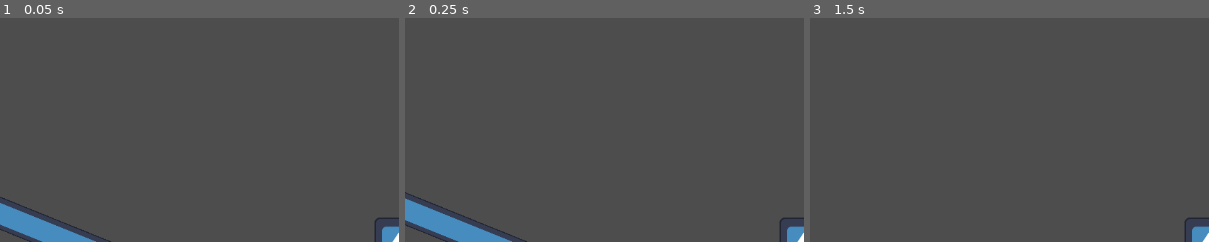
Above: before the commit, frames 1-3 (left to right).
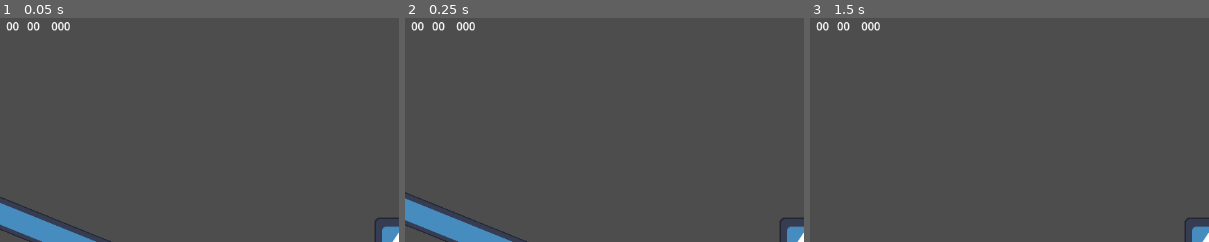
Above: after the commit, the same moments.

Repository: IAmSingleton6/BigJammers
Game: Godot game, scene res://scenes/test_scene.tscn
Same seed, same stepped clock (60 frames per second), same inputs: the game is played once before the commit and once after it. The project has no main scene, so this scene is started directly. The engine's default icon, where the game draws it, is replaced by a stand-in: a white triangle on a blue panel in a dark square.
Inputs:
- Up to frame 1 (0.05 s): no input
- Up to frame 2 (0.25 s): no input
- Up to frame 3 (1.5 s): tap Enter at 0.5 s; hold D (MoveRight) 0.53-1.28 s; tap Space (Jump) at 0.6, 0.77, 1.07, 1.35 s; hold S (MoveDown) from 1.28 s (still down)
The pictures show only the part of the screen within x 0-50%, y 0-50%; the shares and areas given below are measured in that part.

The runs differ from the first frame. In frame 1, 0.3% of the frame differs, in the area x 1-18%, y 1-6%; in frame 2, 0.3%; in frame 3, 0.3%.

Commit message:
Heart beat sound added + player scene updated + level script updated + basic timer UI script added

Diff:
--- a/BigJammers/scenes/player/player.tscn
+++ b/BigJammers/scenes/player/player.tscn
@@ -1,12 +1,12 @@
 [gd_scene load_steps=4 format=3 uid="uid://8qb4pv2ttx4v"]
 
-[ext_resource type="Script" path="res://scripts/player.gd" id="1_h6h7m"]
+[ext_resource type="Script" path="res://scripts/player/player.gd" id="1_j518t"]
 [ext_resource type="Texture2D" uid="uid://dxvoxorpid8br" path="res://icon.svg" id="2_g42j2"]
 
 [sub_resource type="RectangleShape2D" id="RectangleShape2D_rdsbr"]
 
 [node name="Player" type="CharacterBody2D" groups=["Player"]]
-script = ExtResource("1_h6h7m")
+script = ExtResource("1_j518t")
 
 [node name="Sprite2D" type="Sprite2D" parent="."]
 scale = Vector2(0.142578, 0.142578)
@@ -18,3 +18,5 @@
 [node name="CoyoteTimer" type="Timer" parent="."]
 
 [node name="JumpBufferTimer" type="Timer" parent="."]
+
+[node name="HeartbeatTimer" type="Timer" parent="."]
--- a/BigJammers/scenes/test_scene.tscn
+++ b/BigJammers/scenes/test_scene.tscn
@@ -9,6 +9,7 @@
 [ext_resource type="PackedScene" uid="uid://msculdcaewa3" path="res://scenes/blocks/fire_block.tscn" id="5_ey2ad"]
 [ext_resource type="PackedScene" uid="uid://bxoy0mykgi768" path="res://scenes/level_mechanics/wind.tscn" id="6_7a7t6"]
 [ext_resource type="PackedScene" uid="uid://b1upejn1y0uk3" path="res://scenes/level_mechanics/fire.tscn" id="9_nofno"]
+[ext_resource type="Script" path="res://scripts/ui/ui_timer.gd" id="10_xylg8"]
 
 [sub_resource type="RectangleShape2D" id="RectangleShape2D_v1rp8"]
 
@@ -67,3 +68,35 @@
 
 [node name="Fire" parent="." instance=ExtResource("9_nofno")]
 position = Vector2(210, 20)
+
+[node name="CanvasLayer" type="CanvasLayer" parent="."]
+
+[node name="Panel" type="Panel" parent="CanvasLayer"]
+self_modulate = Color(1, 1, 1, 0)
+offset_right = 239.0
+offset_bottom = 44.0
+script = ExtResource("10_xylg8")
+
+[node name="Minutes" type="Label" parent="CanvasLayer/Panel"]
+layout_mode = 0
+offset_left = -16.0
+offset_right = 28.0
+offset_bottom = 27.0
+text = "00
+"
+horizontal_alignment = 2
+
+[node name="Seconds" type="Label" parent="CanvasLayer/Panel"]
+offset_left = -3.0
+offset_right = 58.0
+offset_bottom = 26.0
+text = "00"
+horizontal_alignment = 2
+
+[node name="Milliseconds" type="Label" parent="CanvasLayer/Panel"]
+offset_left = 43.0
+offset_right = 102.0
+offset_bottom = 29.0
+text = "000
+"
+horizontal_alignment = 2
--- a/BigJammers/scripts/level/level.gd
+++ b/BigJammers/scripts/level/level.gd
@@ -1,9 +1,14 @@
 extends Node
 class_name Level
+
+var player
 
 
 func _ready() -> void:
 	Events.LevelLose.connect(_on_level_lose)
+	player = get_tree().get_first_node_in_group(GroupManager.PLAYERGROUP)
+	if player is Player:
+		(player as Player).health_depleted.connect(_on_level_lose)
 
 
 func _process(_delta) -> void:
--- a/BigJammers/scripts/player.gd
+++ b/BigJammers/scripts/player/player.gd
@@ -1,8 +1,11 @@
 extends CharacterBody2D
 class_name Player
 
+signal health_depleted
+
 @onready var jump_buffer_timer : Timer = $JumpBufferTimer
 @onready var coyote_timer : Timer = $CoyoteTimer
+@onready var heartbeat_timer : Timer = $HeartbeatTimer
 
 @export var MOVEMENTSPEED = 5
 @export var DAMPING = 5
@@ -22,12 +25,15 @@
 	# Get block count TEST DELETE
 	var t = get_tree().get_nodes_in_group(GroupManager.BLOCKGROUP).size()
 	print(t)
+	heartbeat_timer.timeout.connect(_on_health_depleted)
 	pass
 
 func _process(delta):
 	#_flip_sprite()
 	pass
 
+func start_heartbeat_timer(time: float):
+	heartbeat_timer.start(time)
 #func _flip_sprite() -> void:
 	#var x : float = InputManager.get_movement().x
 	#var flip_h: bool = sprite.flip_h
@@ -40,27 +46,27 @@
 			#flip_h = true
 
 func _physics_process(delta):
-	Gravity(delta)
-	CheckJump()
-	Movement(delta)
-	Drag(delta)
+	_gravity(delta)
+	_check_jump()
+	_movement(delta)
+	_drag(delta)
 
 	velocity = motion
 	move_and_slide()
 
-func Movement(delta: float):
+func _movement(delta: float):
 	var movement : Vector2 = InputManager.get_movement()
 	motion.x += movement.x * MOVEMENTSPEED
 
-func Drag(delta: float) -> void:
-	var damping = GetDamping()
+func _drag(delta: float) -> void:
+	var damping = _get_damping()
 	motion.x *= 1.0 / (1.0 + delta * damping)
 
-func GetDamping() -> float:
+func _get_damping() -> float:
 	return DAMPING
 	return PhysicsServer2D.body_get_direct_state(get_rid()).total_linear_damp
 
-func CoyoteTime(jump_pressed: bool, on_floor: bool) -> bool:
+func _coyote_time(jump_pressed: bool, on_floor: bool) -> bool:
 	if not on_floor and was_on_floor:
 		if not jumping:
 			coyote_timer.start(COYOTETIME)
@@ -71,17 +77,17 @@
 	if jump_pressed:
 		if not coyote_timer.is_stopped():
 			coyote_timer.stop()
-			Jump()
+			_jump()
 			return true
 
 	return false
 
-func JumpBuffer(jump_pressed: bool, on_floor: bool) -> bool:
+func _jump_buffer(jump_pressed: bool, on_floor: bool) -> bool:
 	if on_floor and not was_on_floor:
 		if not jump_buffer_timer.is_stopped():
 			if Input.is_action_just_pressed(InputManager.jump_input):
 				jump_buffer_timer.stop()
-				Jump()
+				_jump()
 				return true
 
 	if jump_pressed:
@@ -90,19 +96,19 @@
 
 	return false
 
-func CheckJump():
+func _check_jump():
 	var on_floor : bool = is_on_floor()
 	var jump_pressed : bool = Input.is_action_just_pressed(InputManager.jump_input)
 
 	if on_floor:
 		motion.y = 0
 
-	if CoyoteTime(jump_pressed, on_floor) or JumpBuffer(jump_pressed, on_floor):
+	if _coyote_time(jump_pressed, on_floor) or _jump_buffer(jump_pressed, on_floor):
 		return
 
 	if jump_pressed:
 		if on_floor:
-			Jump()
+			_jump()
 
 	# When stop holding jump, fall faster
 	if jumping:
@@ -111,10 +117,14 @@
 
 	was_on_floor = on_floor
 
-func Jump():
+func _jump():
 	jumping = true
 	motion.y = -abs(JUMPVELOCITY)
 
-func Gravity(delta: float):
+func _gravity(delta: float):
 	var gravity_multiplier : float = 1.0 if jumping else FALL_GRAVITY_MULTIPLIER
 	motion.y += GRAVITY * gravity_multiplier
+
+
+func _on_health_depleted():
+	health_depleted.emit()
--- /dev/null
+++ b/BigJammers/scripts/ui/ui_timer.gd
@@ -0,0 +1,15 @@
+extends Panel
+class_name UITimer
+
+@onready var minutes_label : Label = $Minutes
+@onready var seconds_label : Label = $Seconds
+@onready var milliseconds_label : Label = $Milliseconds
+
+
+func set_time(time: float) -> void:
+	var msec := fmod(time, 1)
+	var seconds := fmod(time, 60)
+	var minutes := fmod(time, 3600) / 60
+	minutes_label.text = "%02d:" % minutes
+	seconds_label.text = "%02d.:" % seconds
+	milliseconds_label.text = "%02d:" % msec
Not shown, added: BigJammers/audio/heart_beat.wav.import
Not shown: 1 places in BigJammers/scenes/test_scene.tscn that only renumber resources
Not shown, added: BigJammers/audio/heart_beat.wav
